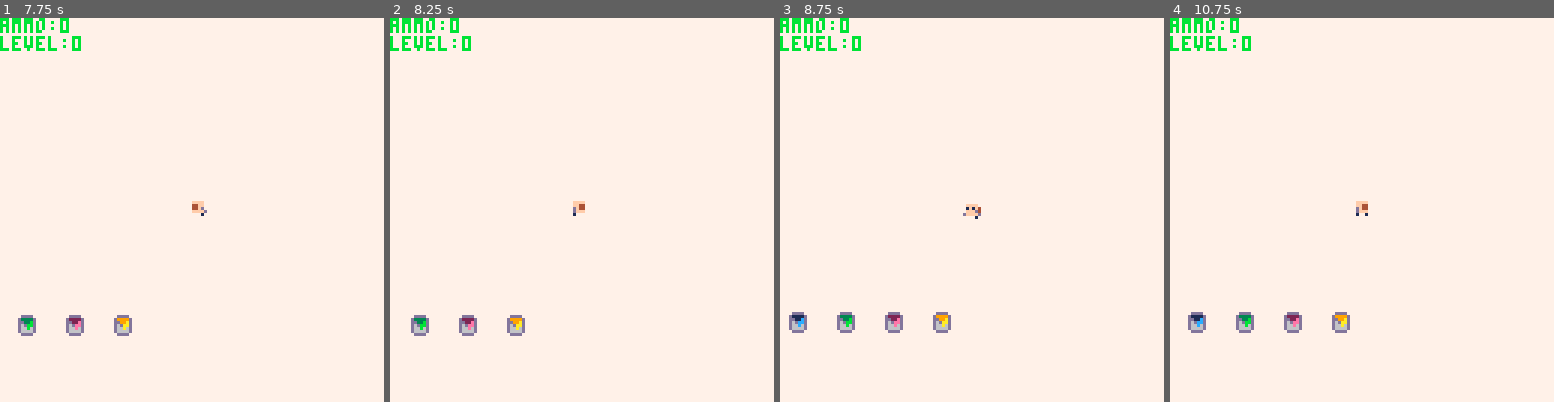
Above: before the commit, frames 1-4 (left to right).
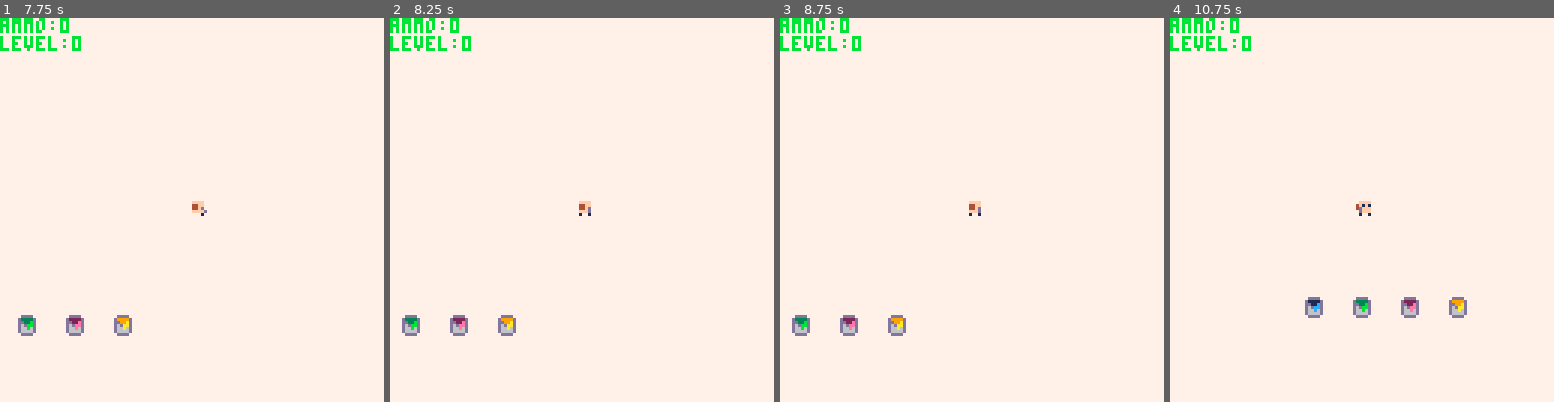
Above: after the commit, the same moments.

Repository: Beetrootmonkey/LudumDare45
Game: PICO-8 cartridge ld45.p8
Same seed, same stepped clock (60 frames per second), same inputs: the game is played once before the commit and once after it.
Inputs:
- Up to frame 1 (7.75 s): tap X (X key) at 0.33, 1.07, 1.85, 2.97, 4.08, 5.2, 6.32, 7.43 s; tap O (Z key) at 0.7, 1.7, 2.1, 2.5, 2.9, 3.3, 3.7, 4.1, 4.5, 4.9, 5.3, 5.7, 6.1, 6.5, 6.9, 7.3, 7.7 s; hold Right 1.6-2.1 s; hold Up 2.15-2.42 s; hold Right 2.47-3.03 s; hold Left 3.08-3.58 s; hold Down 3.63-3.97 s; hold Right 4.02-4.68 s; hold Up 4.73-5.03 s; hold Left 5.08-5.68 s; hold Down 5.73-6.03 s; hold Right 6.08-6.58 s; hold Right 6.63-7.13 s; hold Up 7.18-7.45 s; hold Right from 7.5 s (still down)
- Up to frame 2 (8.25 s): release Right at 8.07 s; tap O (Z key) at 8.1 s; hold Left from 8.12 s (still down)
- Up to frame 3 (8.75 s): tap O (Z key) at 8.5 s; tap X (X key) at 8.55 s; release Left at 8.62 s; hold Down from 8.67 s (still down)
- Up to frame 4 (10.75 s): tap O (Z key) every 0.4 s from 8.9 to 10.5 s; release Down at 9 s; hold Right 9.05-9.72 s; tap X (X key) at 9.67 s; hold Up 9.77-10.07 s; hold Left 10.12-10.72 s

Frame 1 is identical in both runs. In frame 2, 1.1% of the frame differs, in the area x 3-53%, y 47-83%; in frame 3, 1.1%; in frame 4, 2.0%, in the area x 4-78%, y 47-83%.

Commit message:
Update ld45.p8

Diff:
--- a/ld45.p8
+++ b/ld45.p8
@@ -46,6 +46,7 @@
   speed=1,
   ammo=0,
   lastMoveSfx = 0,
+  deathTime=nil,
   move=function(self, newPos)
    self.x = newPos.x
    self.y = newPos.y
@@ -98,8 +99,26 @@
 
    return dir
   end,
-  onCollision=function(self, other) end,
-  update=function(self, newPos)
+  onCollision=function(self, newPos)
+   for i=1,#self.collisionBox do
+    local coord = self.collisionBox[i]
+    local tile = mget((newPos.x + coord.x) / 8, (newPos.y + coord.y) / 8)
+    if tile == 73 or tile == 73 + 16 or tile == 73 + 32 or tile == 73 + 48 then
+     sfx(2)
+     self.isAlive = false
+     self.deathTime = t()
+    end
+   end
+  end,
+  update=function(self)
+   if self.deathTime ~= nil then return end
+   local tile = mget(self.x / 8, self.y / 8)
+   if tile == 72 or tile == 72 + 16 or tile == 72 + 32 or tile == 72 + 48 then
+    sfx(2)
+    self.isAlive = false
+    self.deathTime = t()
+   end
+
      local dir = self:getDirection()
      if not(dir.x == 0 and dir.y == 0) then
       self.direction = dir
@@ -110,7 +129,7 @@
        local newPosY = {x=self.x, y=self.y+dir.y}
 
        if not self:canMove(newPos) then
-        self:onCollision()
+        self:onCollision(newPos)
        end
        if self:canMove(newPos) then
         self:move(newPos)
@@ -197,7 +216,7 @@
   self.x = newPos.x
   self.y = newPos.y
  end
- projectile.update=function(self, newPos)
+ projectile.update=function(self)
   local range = 2 --Reichweite in Tiles
   if abs(self.x - self.spawnPoint.x) > range * 8 or abs(self.y - self.spawnPoint.y) > range * 8 then
    self.isAlive = false
@@ -299,6 +318,10 @@
  camera(p.x - 64, p.y - 64)
 
   p:update()
+  if p.deathTime ~= nil and p.deathTime + 2.5 <= t() then
+   extcmd("reset")
+  end
+
   for i=1,#projectiles do
    local projectile = projectiles[i]
    if (projectile ~= 0) then
@@ -422,23 +445,23 @@
 
 
 __gff__
-0000000000000000000000000000000000000000000000000000000000000000000000000000000000000000000000000000000000000000000000000000000001010101010101000000000000000000030303030303030200000000000000000505050505050504000000000000000007070707070707060000000000000000
+0000000000000000000000000000000000000000000000000000000000000000000000000000000000000000000000000000000000000000000000000000000001010101010101000001000000000000030303030303030202010000000000000505050505050504040100000000000007070707070707060601000000000000
 0000000000000000000000000000000000000000000000000000000000000000000000000000000000000000000000000000000000000000000000000000000000000000000000000000000000000000000000000000000000000000000000000000000000000000000000000000000000000000000000000000000000000000
 __map__
 4040404040404040404050505000000000000000000000000000000000000000000000000000000000000000000000000000000000000000000000000000000000000000000000000000000000000000000000000000000000000000000000000000000000000000000000000000000000000000000000000000000000000000
-4040404040404000000000005000000000000000000000000000000000000000000000000000000000000000000000000000000000000000000000000000000000000000000000000000000000000000000000000000000000000000000000000000000000000000000000000000000000000000000000000000000000000000
-4000000000000000000000005000000000000000000000000000000000000000000000000000000000000000000000000000000000000000000000000000000000000000000000000000000000000000000000000000000000000000000000000000000000000000000000000000000000000000000000000000000000000000
-4000000000000000000000005000000000000000000000000000000000000000000000000000000000000000000000000000000000000000000000000000000000000000000000000000000000000000000000000000000000000000000000000000000000000000000000000000000000000000000000000000000000000000
-4000000000000000000000005050505000000000000000000000000000000000000000000000000000000000000000000000000000000000000000000000000000000000000000000000000000000000000000000000000000000000000000000000000000000000000000000000000000000000000000000000000000000000
-4000000000000000000000000000005000000000000000000000000000000000000000000000000000000000000000000000000000000000000000000000000000000000000000000000000000000000000000000000000000000000000000000000000000000000000000000000000000000000000000000000000000000000
+4040404040404000000000005900000000000000000000000000000000000000000000000000000000000000000000000000000000000000000000000000000000000000000000000000000000000000000000000000000000000000000000000000000000000000000000000000000000000000000000000000000000000000
+4000000000480000000000005900000000000000000000000000000000000000000000000000000000000000000000000000000000000000000000000000000000000000000000000000000000000000000000000000000000000000000000000000000000000000000000000000000000000000000000000000000000000000
+4900000000000000000000005900000000000000000000000000000000000000000000000000000000000000000000000000000000000000000000000000000000000000000000000000000000000000000000000000000000000000000000000000000000000000000000000000000000000000000000000000000000000000
+4900000000000000000000005050505000000000000000000000000000000000000000000000000000000000000000000000000000000000000000000000000000000000000000000000000000000000000000000000000000000000000000000000000000000000000000000000000000000000000000000000000000000000
+4000000000000000480000000000585000000000000000000000000000000000000000000000000000000000000000000000000000000000000000000000000000000000000000000000000000000000000000000000000000000000000000000000000000000000000000000000000000000000000000000000000000000000
 4000000000000000000000000000005000000000000000000000000000000000000000000000000000000000000000000000000000000000000000000000000000000000000000000000000000000000000000000000000000000000000000000000000000000000000000000000000000000000000000000000000000000000
 4000000000000000000000000000005000000000000000000000000000000000000000000000000000000000000000000000000000000000000000000000000000000000000000000000000000000000000000000000000000000000000000000000000000000000000000000000000000000000000000000000000000000000
 4000300031003200330000000000006000000000000000000000000000000000000000000000000000000000000000000000000000000000000000000000000000000000000000000000000000000000000000000000000000000000000000000000000000000000000000000000000000000000000000000000000000000000
 7000000000000000000000000000006000000000000000000000000000000000000000000000000000000000000000000000000000000000000000000000000000000000000000000000000000000000000000000000000000000000000000000000000000000000000000000000000000000000000000000000000000000000
 7000000000000000000000000000006000000000000000000000000000000000000000000000000000000000000000000000000000000000000000000000000000000000000000000000000000000000000000000000000000000000000000000000000000000000000000000000000000000000000000000000000000000000
-7070000000000000000000000000006000000000000000000000000000000000000000000000000000000000000000000000000000000000000000000000000000000000000000000000000000000000000000000000000000000000000000000000000000000000000000000000000000000000000000000000000000000000
-7070700000000000000000006060606000000000000000000000000000000000000000000000000000000000000000000000000000000000000000000000000000000000000000000000000000000000000000000000000000000000000000000000000000000000000000000000000000000000000000000000000000000000
-7070707000000000000000006060606000000000000000000000000000000000000000000000000000000000000000000000000000000000000000000000000000000000000000000000000000000000000000000000000000000000000000000000000000000000000000000000000000000000000000000000000000000000
+7079000000007900000000000000006900000000000000000000000000000000000000000000000000000000000000000000000000000000000000000000000000000000000000000000000000000000000000000000000000000000000000000000000000000000000000000000000000000000000000000000000000000000
+7070790000000000000000006069696900000000000000000000000000000000000000000000000000000000000000000000000000000000000000000000000000000000000000000000000000000000000000000000000000000000000000000000000000000000000000000000000000000000000000000000000000000000
+7070707078000000000000686060606000000000000000000000000000000000000000000000000000000000000000000000000000000000000000000000000000000000000000000000000000000000000000000000000000000000000000000000000000000000000000000000000000000000000000000000000000000000
 7070707070707000000000606060606000000000000000000000000000000000000000000000000000000000000000000000000000000000000000000000000000000000000000000000000000000000000000000000000000000000000000000000000000000000000000000000000000000000000000000000000000000000
 7070707070707070606060606060606000000000000000000000000000000000000000000000000000000000000000000000000000000000000000000000000000000000000000000000000000000000000000000000000000000000000000000000000000000000000000000000000000000000000000000000000000000000
 
Not shown, changed: 32 lines of the sprite sheet (__gfx__) section of ld45.p8
Not shown, changed: the sound effects (__sfx__) section of ld45.p8
